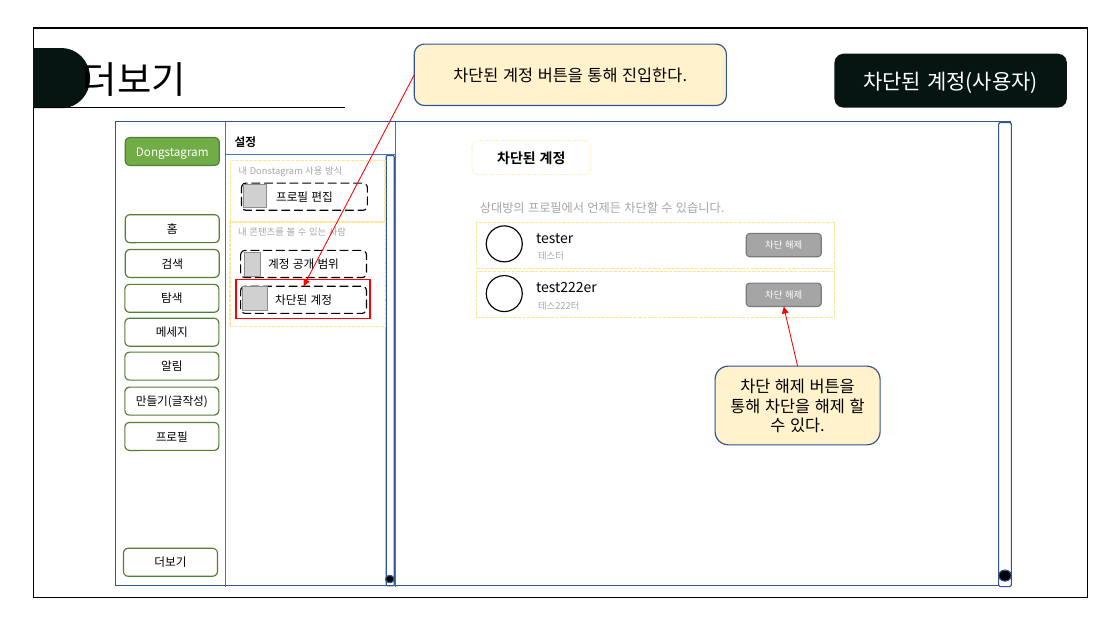
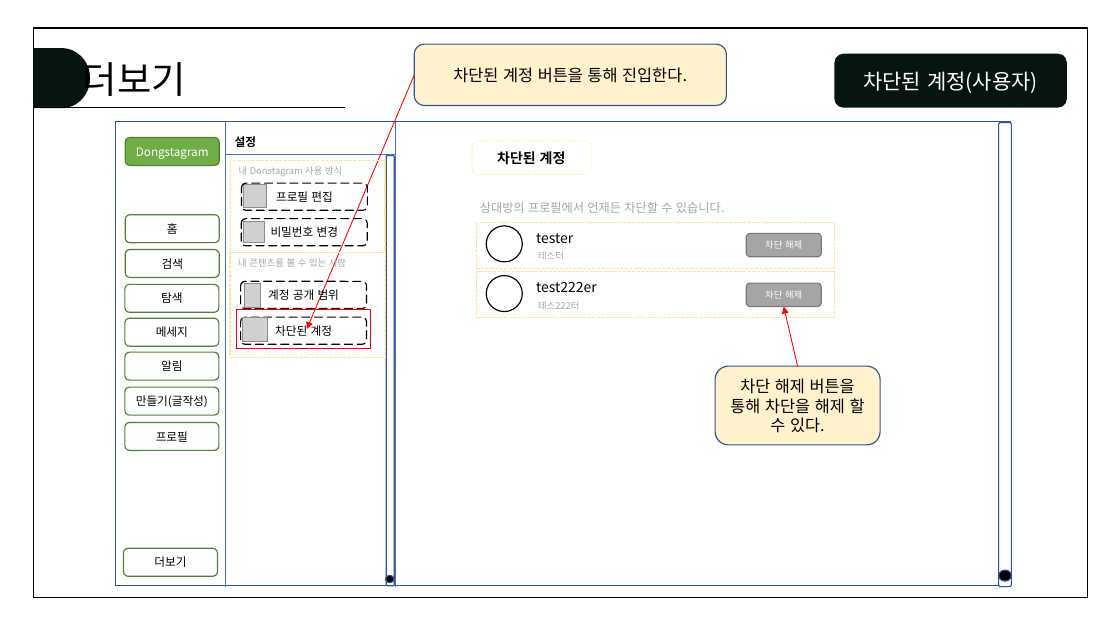
Before and after one commit to juhyeonjong2/DongStagram, a slide deck: slide 37 of Documents/5. 설계/2. 스토리보드/화면설계서.pptx (slide 36 before the commit). Drawn at 1120x630 pixels with LibreOffice and Linux fonts; fonts in the diff are those of the drawing; grey boxes stand for pictures. Boxes give left, top, right and bottom in pixels: in the first picture for what was removed or moved away, otherwise in the second. Text is boxed around its words. In the diff, an @@ line names an element or a change of style, - is before the commit and + after.

Commit message:
스토리보드 수정
 - 비밀번호 변경 페이지 추가

```diff
--- a/Documents/5. 설계/2. 스토리보드/화면설계서.pptx
+++ b/Documents/5. 설계/2. 스토리보드/화면설계서.pptx
@@ arrow moved from (414, 75) - (303, 287) to (414, 75) - (307, 329) @@
@@ rectangle "내 Donstagram 사용 방식" resized from (x1=230, y1=160, x2=385, y2=222) to (x1=230, y1=160, x2=385, y2=252) @@
@@ rounded rectangle added at (x1=241, y1=218, x2=367, y2=245), outline #000000 1 pt dashed, 10 pt, text #000000 @@
+비밀번호 변경
@@ picture added at (x1=244, y1=222, x2=265, y2=243) @@
@@ 2 rectangles, 2 pictures, 2 rounded rectangles moved together from (x1=230, y1=222, x2=386, y2=327) to (x1=230, y1=253, x2=386, y2=358) @@
```
Also in this commit, not shown: 2 other slides changed, 1 slide added.
